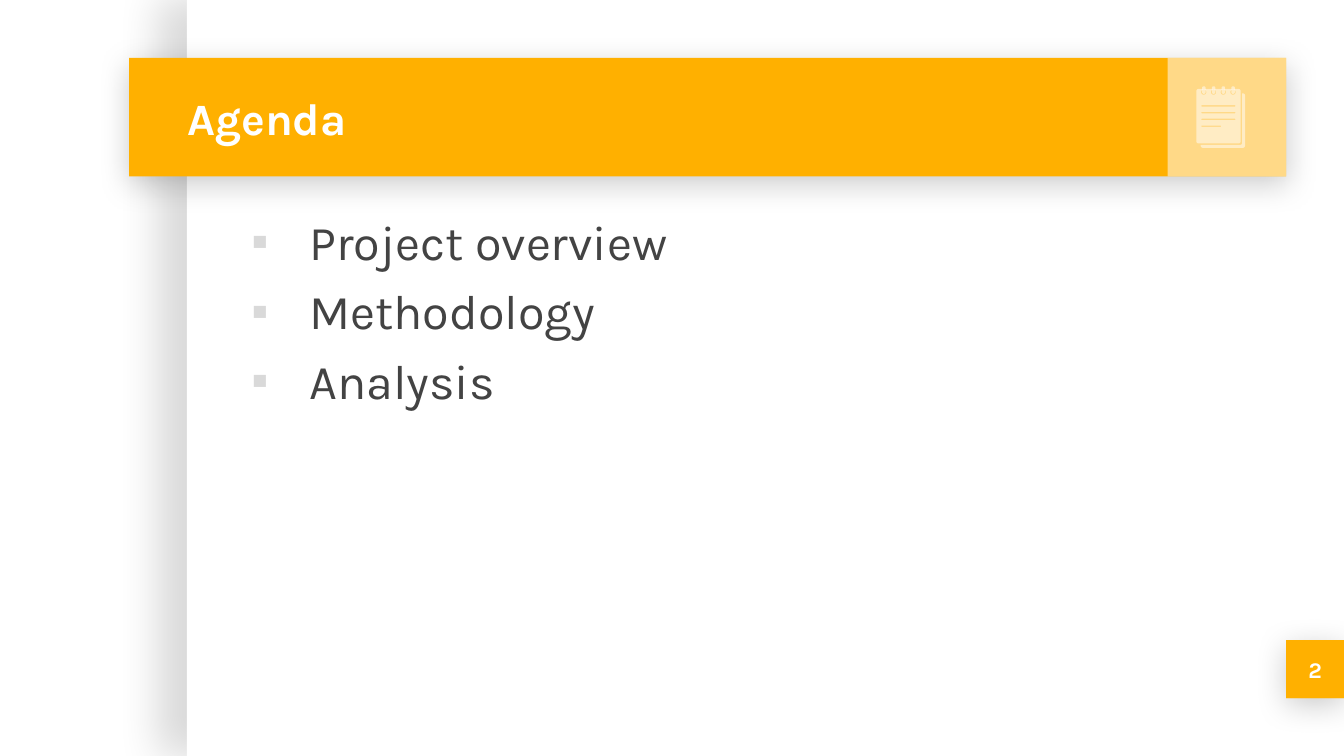
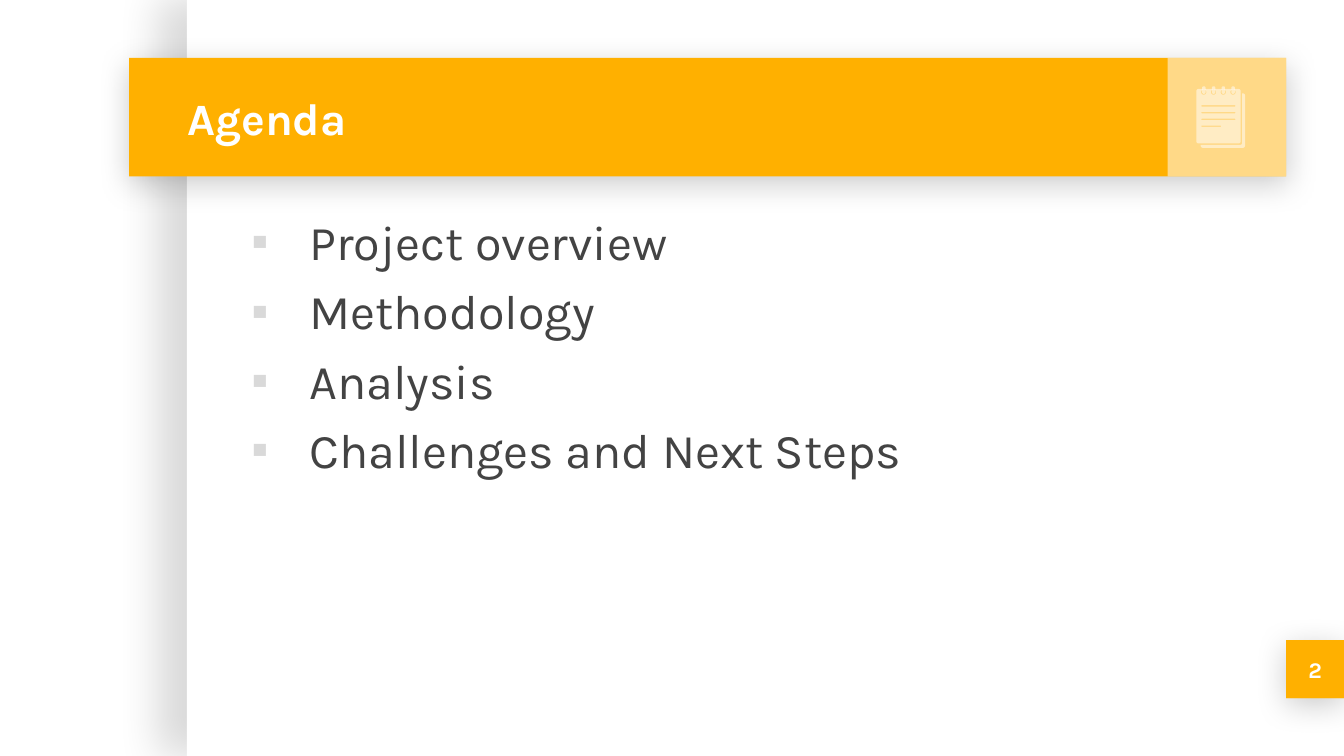
Before and after one commit to michellesimek/project_1, a slide deck: slide 2 of Project 1 PPT.pptx. Drawn at 1344x756 pixels with LibreOffice and Linux fonts; fonts in the diff are those of the drawing; background and template pictures are left out. Boxes give left, top, right and bottom in pixels: in the first picture for what was removed or moved away, otherwise in the second. Text is boxed around its words. In the diff, an @@ line names an element or a change of style, - is before the commit and + after.

```diff
--- a/Project 1 PPT.pptx
+++ b/Project 1 PPT.pptx
@@ text at box(309, 435, 901, 480): paragraph added @@
+▪ Challenges and Next Steps
```
Also in this commit, not shown: 12 other slides changed, 5 slides added.
